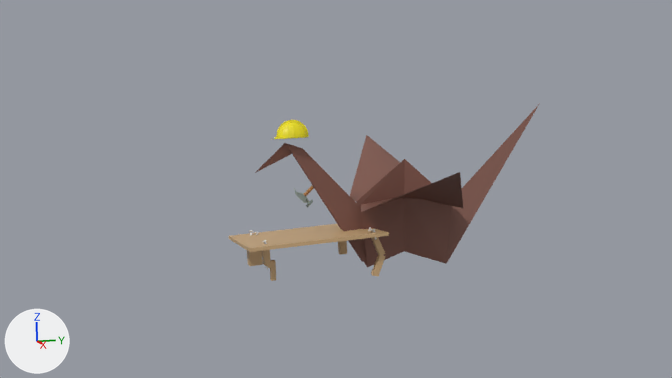
Two versions of the Blender file assets/blender/CraneMakingTable.blend, one commit apart.
Camera for both pictures: the file's camera 'Camera'. The lights are fixed; the arrows at lower left show +X, +Y and +Z. The picture after the commit comes second.

Objects in the first picture: 'Crane', 'Hammer', 'Hardhat', 'Table'.
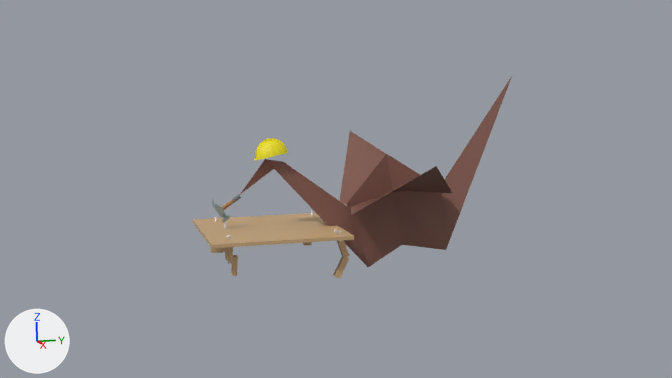
Edits to the bpy script that builds the scene:
```text
Change ob_table:
    ob_table.location: (0.475, -1.835, 0.0132) -> (0.475, -2.155, 0.0769)
    ob_table.rotation_euler: (0.0577, -0.102, 0.00295) -> (0.0, 0.0, 0.0262)  # degrees (3.3, -5.8, 0.2) -> degrees (0, 0, 1.5)
Change ob_hammer:
    ob_hammer.location: (-0.56, -1.18, 0.63) -> (0.0203, -1.347, 0.808)
    ob_hammer.rotation_euler: (-2.339, 0.0, -0.175) -> (-2.713, 0.0121, 0.0688)  # degrees (-134, 0, -10) -> degrees (-155, 0.7, 3.9)
Change ob_hardhat:
    ob_hardhat.parent: ob_web_export_root -> ob_crane
    ob_hardhat.location: (0.08, -1.53, 1.13) -> (-0.00147, -0.982, 1.102)
Change ob_crane:
    ob_crane.location: (0.15, -0.55, 0.0) -> (0.15, -0.55, 0.062)
    ob_crane.rotation_euler: (0.0, 0.0, -0.0698) -> (0.175, 0.0, -0.0698)  # degrees (0, 0, -4) -> degrees (10, 0, -4)
```

Changed parts and their boxes (x1, y1, x2, y2) in the pictures (672 x 378 px):
'Crane', moved, turned: before (255, 105, 539, 267); after (241, 76, 512, 267)
'Table', moved, turned: before (229, 224, 389, 281); after (192, 213, 354, 278)
'Hardhat', moved, turned: before (275, 120, 309, 139); after (254, 138, 288, 160)
'Hammer', moved, turned: before (294, 185, 314, 207); after (212, 194, 241, 222)
